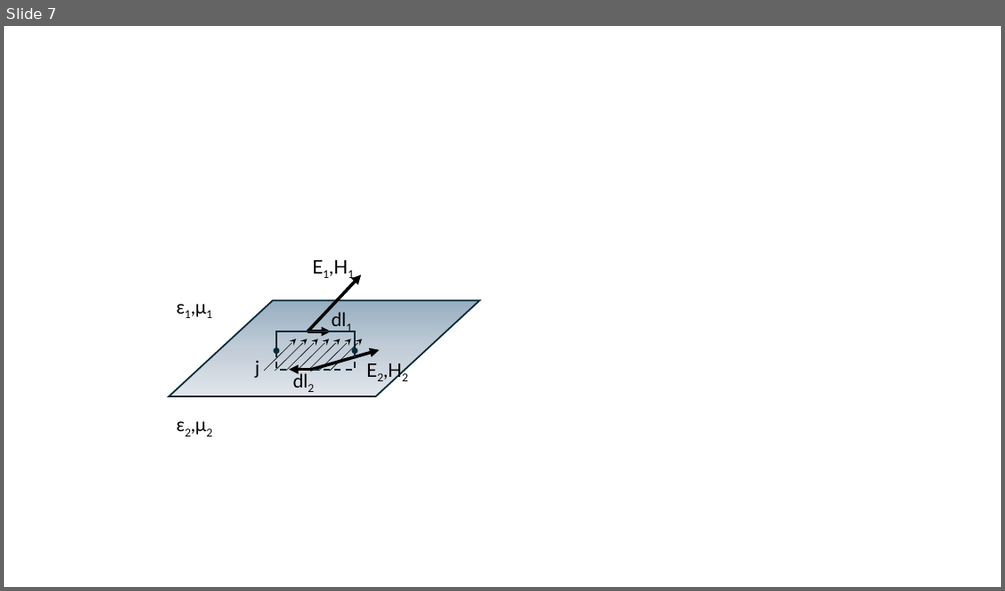
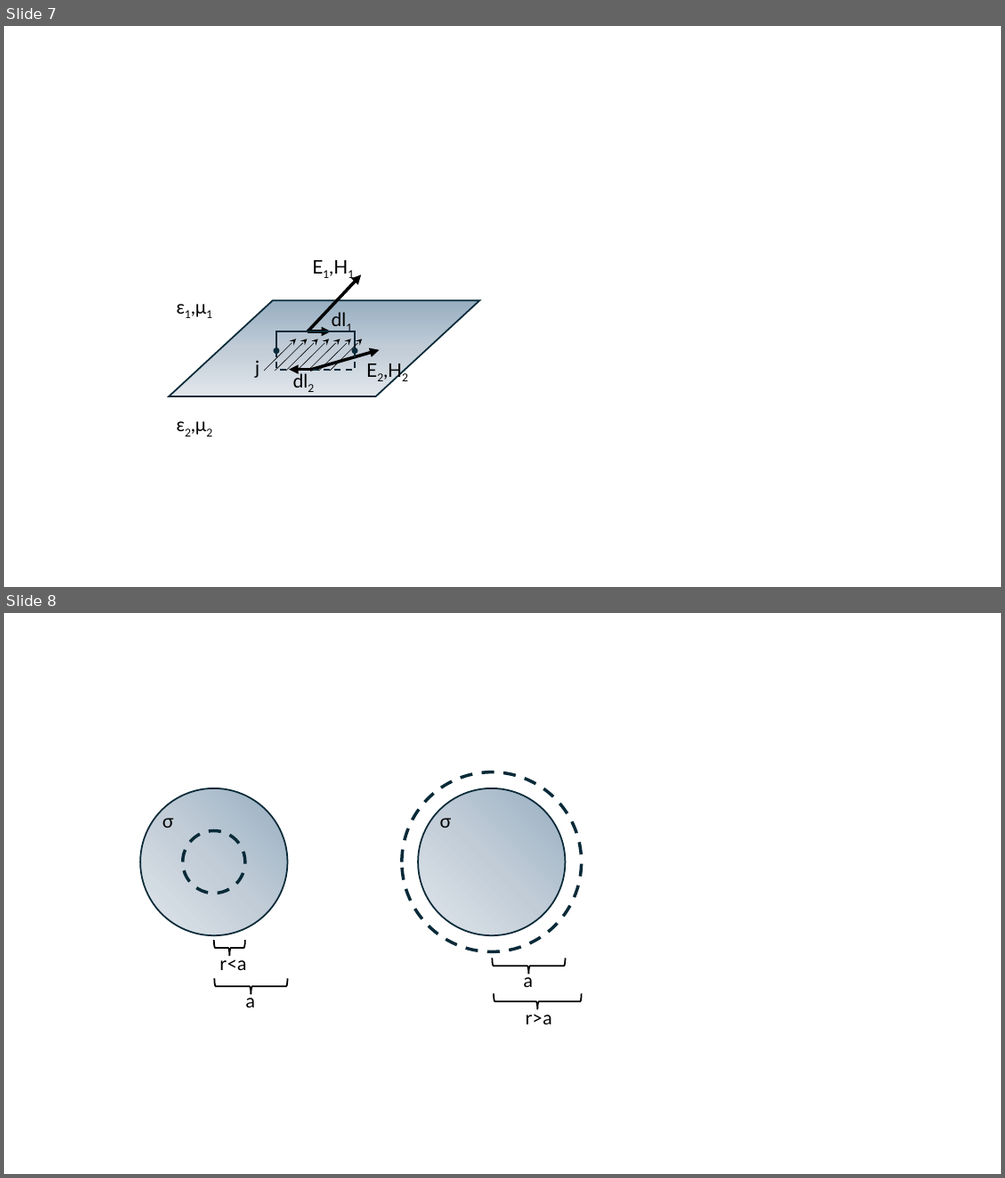
Before and after one commit to GuillermoRegodon/jupyter-em2fisuco-teoria, a slide deck: images/images.pptx. Shown one above the other, each under a label of ours: slide 7 before the commit, slides 7 and 8 after it. The pictures are 1005x591 and 1005x1178 pixels, drawn with LibreOffice and Linux fonts; fonts in the diff are those of the drawing. Boxes give left, top, right and bottom in pixels: in the first picture for what was removed or moved away, otherwise in the second. Text is boxed around its words. In the diff, an @@ line names an element or a change of style, - is before the commit and + after.

```diff
--- a/images/images.pptx
+++ b/images/images.pptx
@@ slide 8 added at <box>4,613,1001,1174</box>, background #FFFFFF @@
@@ ellipse added at <box>402,772,582,952</box>, outline #092A39 3 pt dashed @@
@@ ellipse added at <box>140,788,287,935</box>, fill gradient #98ADC1 to #C2CDD7 to #E1E6EB, outline #092A39 1.5 pt @@
@@ ellipse added at <box>418,788,566,935</box>, fill gradient #98ADC1 to #C2CDD7 to #E1E6EB, outline #092A39 1.5 pt @@
@@ text added at <box>162,818,174,827</box>, 18 pt, text #000000 @@
+σ
@@ text added at <box>440,818,452,827</box>, 18 pt, text #000000 @@
+σ
@@ ellipse added at <box>183,831,245,892</box>, outline #092A39 3 pt dashed @@
@@ left brace added at <box>214,941,245,956</box>, outline #000000 1.5 pt @@
@@ text added at <box>219,954,246,970</box>, 18 pt, text #000000 @@
+r<a
@@ left brace added at <box>492,958,566,973</box>, outline #000000 1.5 pt @@
@@ left brace added at <box>215,978,288,994</box>, outline #000000 1.5 pt @@
@@ text added at <box>524,971,533,987</box>, 18 pt, text #000000 @@
+a
@@ text added at <box>246,991,255,1007</box>, 18 pt, text #000000 @@
+a
@@ left brace added at <box>494,994,582,1009</box>, outline #000000 1.5 pt @@
@@ text added at <box>526,1007,552,1024</box>, 18 pt, text #000000 @@
+r>a
```
Also in this commit, not shown: 5 other slides added, 46 other files.
